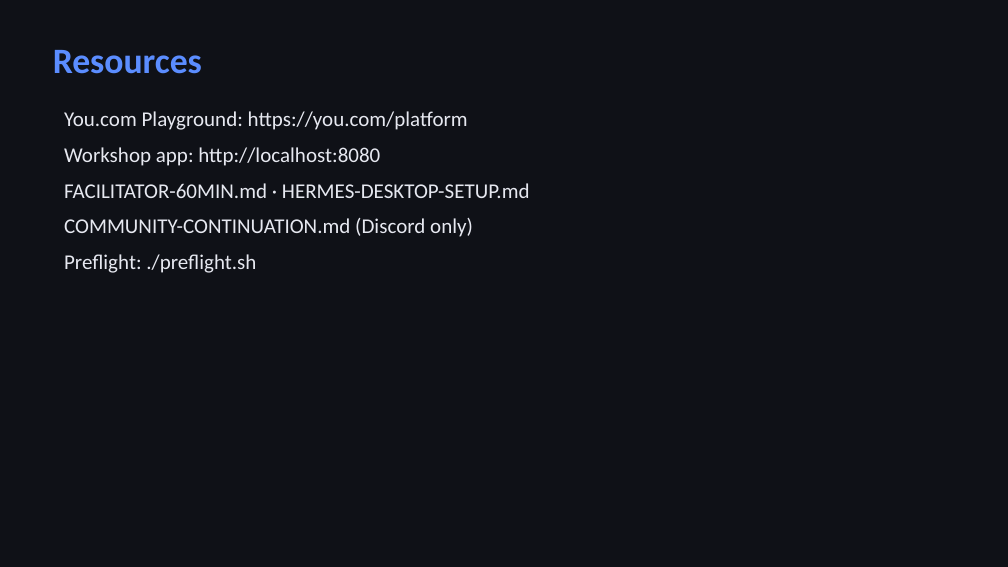
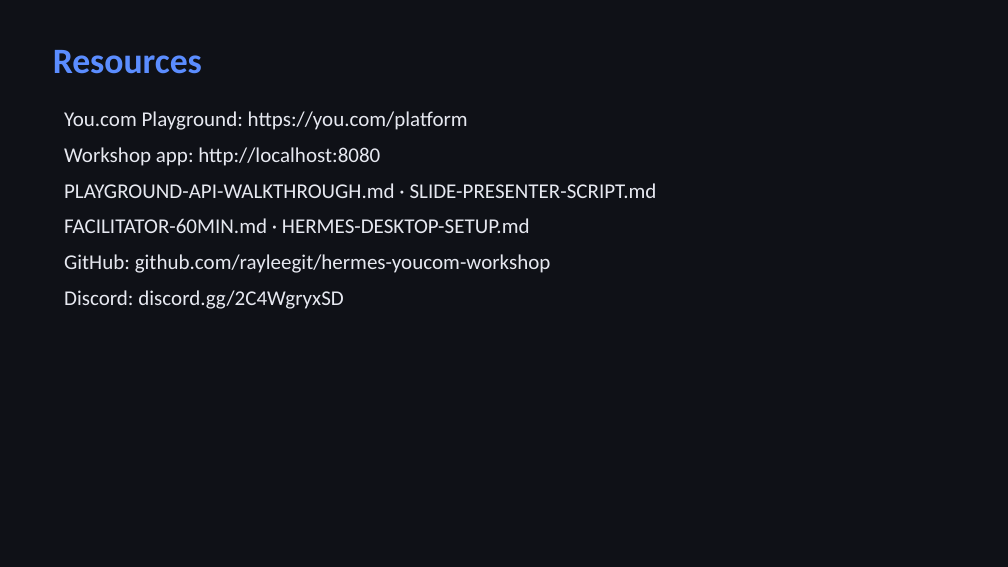
Before and after one commit to rayleegit/hermes-youcom-workshop, a slide deck: slide 21 of workshop-app/60-min-workshop-slides.pptx. Drawn at 1008x567 pixels with LibreOffice and Linux fonts; fonts in the diff are those of the drawing. Boxes give left, top, right and bottom in pixels: in the first picture for what was removed or moved away, otherwise in the second. Text is boxed around its words. In the diff, an @@ line names an element or a change of style, - is before the commit and + after.

```diff
--- a/workshop-app/60-min-workshop-slides.pptx
+++ b/workshop-app/60-min-workshop-slides.pptx
@@ text at <box>64,183,657,198</box>: paragraph added @@
+PLAYGROUND-API-WALKTHROUGH.md · SLIDE-PRESENTER-SCRIPT.md
@@ text at <box>64,254,551,309</box>: text changed @@
-COMMUNITY-CONTINUATION.md (Discord only)
-Preflight: ./preflight.sh
+GitHub: github.com/rayleegit/hermes-youcom-workshop
+Discord: discord.gg/2C4WgryxSD
```
Also in this commit, not shown: 1 other slide changed, 8 other files.
